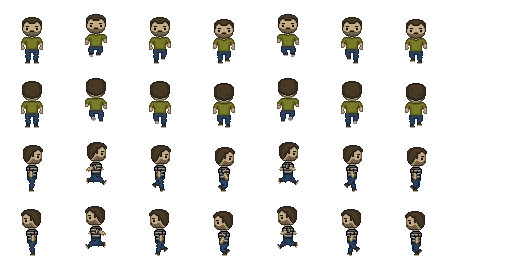
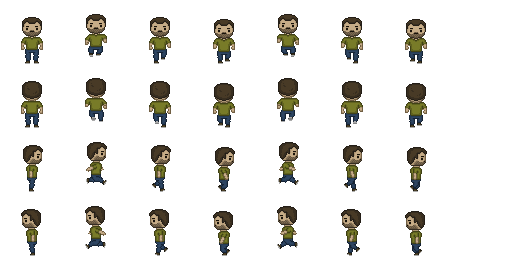
Layer changes from the first 512 × 256 image to the second:
painted on "Background" over [26, 162, 422, 244]
